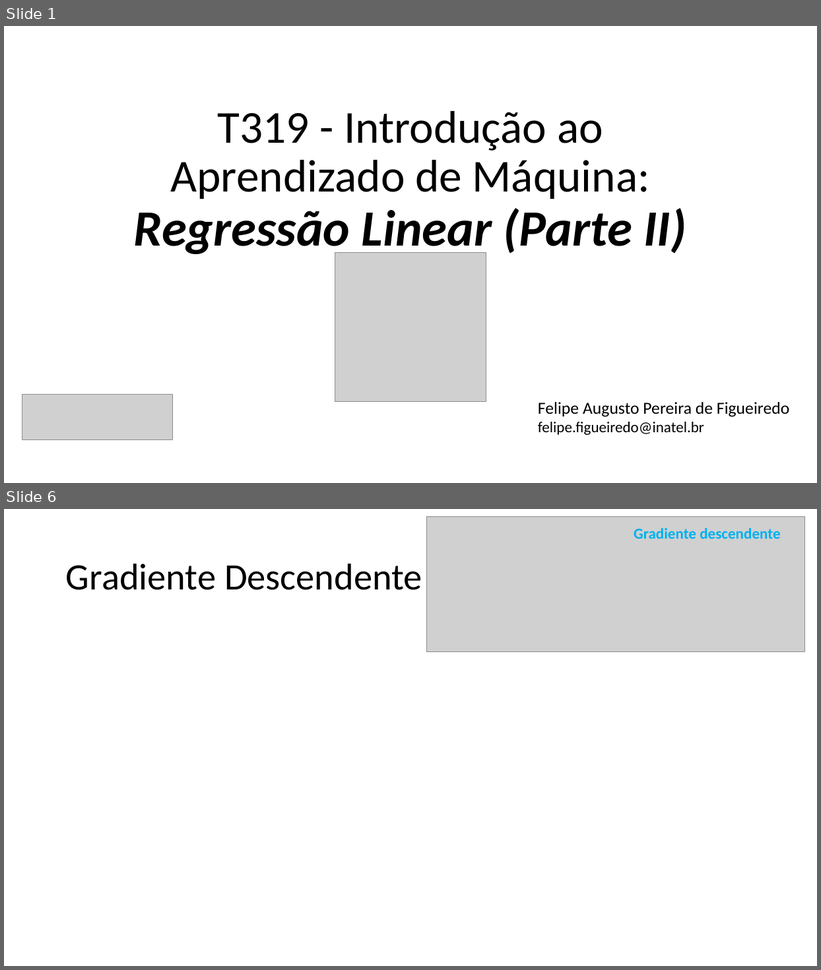
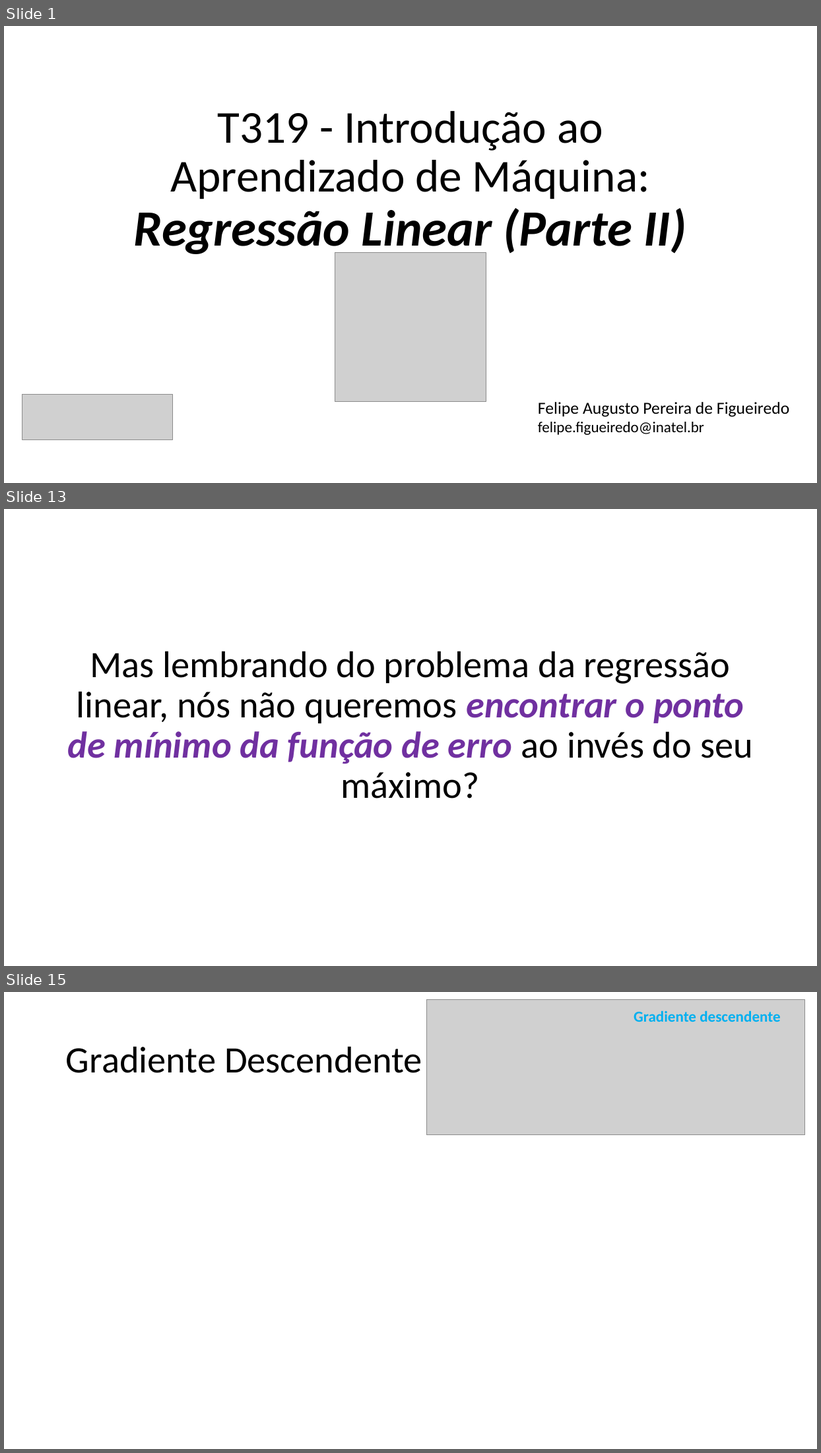
Before and after one commit to zz4fap/t319_aprendizado_de_maquina, a slide deck: slides/T319_Regressão_Linear (Parte II).pptx. Shown one above the other, each under a label of ours: slides 1 and 6 before the commit, slides 1, 13 and 15 after it; the slides between them are not shown. The pictures are 821x970 and 821x1453 pixels, drawn with LibreOffice and Linux fonts; fonts in the diff are those of the drawing; grey boxes stand for pictures. Boxes give left, top, right and bottom in pixels: in the first picture for what was removed or moved away, otherwise in the second. Text is boxed around its words. In the diff, an @@ line names an element or a change of style, - is before the commit and + after.

```diff
--- a/slides/T319_Regressão_Linear (Parte II).pptx
+++ b/slides/T319_Regressão_Linear (Parte II).pptx
@@ slide 13 added at [4,509,817,966], background #FFFFFF @@
@@ text added at [68,651,753,799], 44 pt, text #000000 @@
+Mas lembrando do problema da regressão linear, nós não queremos encontrar o ponto de mínimo da função de erro ao invés do seu máximo?
@@ what was slide 6 is now slide 15 @@
```
Also in this commit, not shown: 2 slides changed, 16 other slides added, 2 slides removed, 5 other files.
